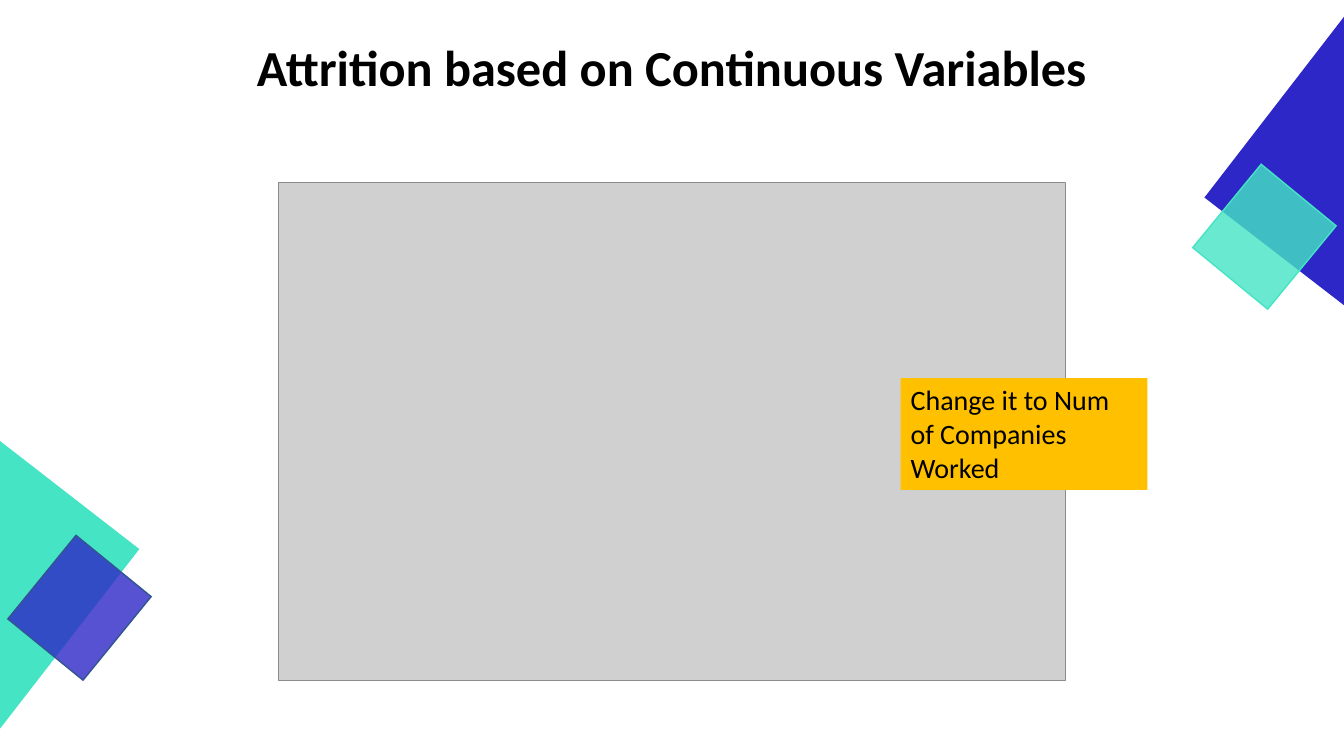
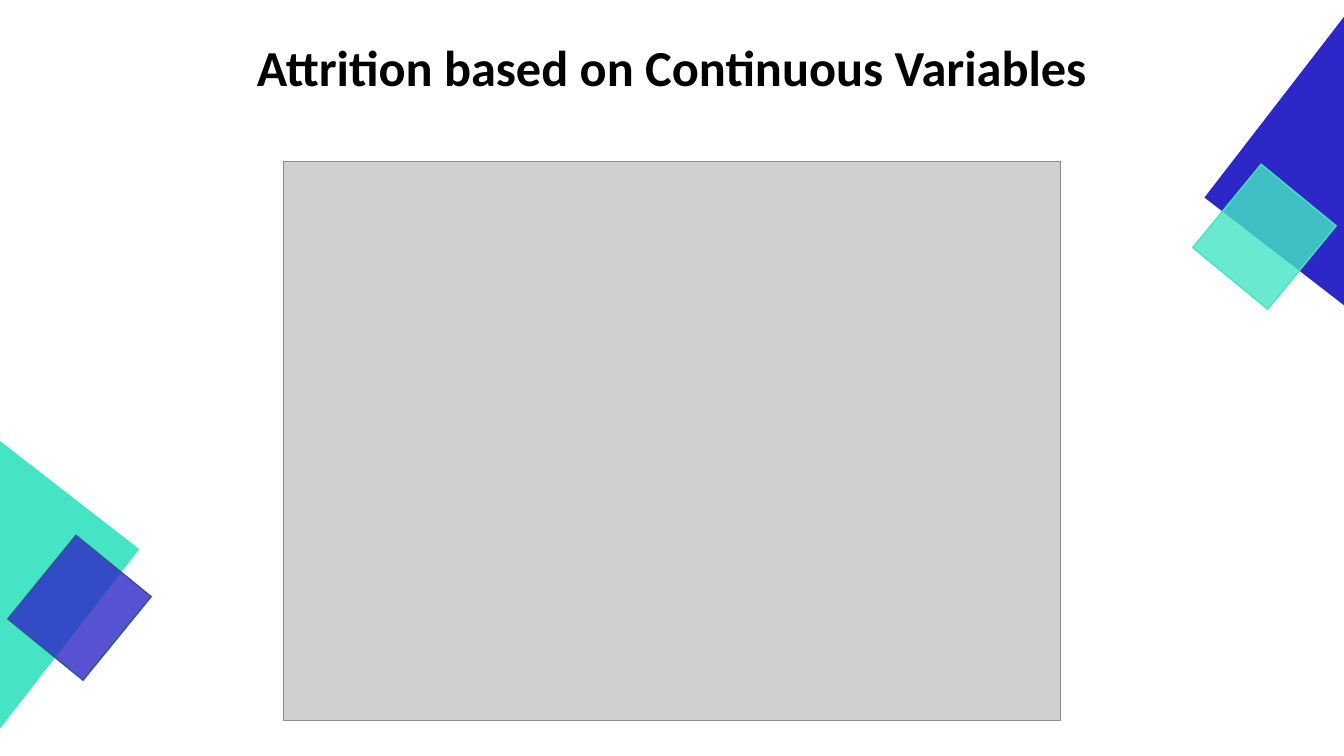
Before and after one commit to GraduateSchoolWork/CaseStudy2_DDS, a slide deck: slide 14 of DDS_Project_2_Presentation.pptx. Drawn at 1344x756 pixels with LibreOffice and Linux fonts; fonts in the diff are those of the drawing; grey boxes stand for pictures. Boxes give left, top, right and bottom in pixels: in the first picture for what was removed or moved away, otherwise in the second. Text is boxed around its words. In the diff, an @@ line names an element or a change of style, - is before the commit and + after.

Commit message:
Updated ppt

```diff
--- a/DDS_Project_2_Presentation.pptx
+++ b/DDS_Project_2_Presentation.pptx
@@ picture: place and size @@
-picture at box(278, 182, 1066, 681)
+picture at box(283, 161, 1061, 721)
@@ rectangle removed at box(901, 378, 1148, 490) @@
-Change it to Num of Companies Worked
```
Also in this commit, not shown: 3 other slides changed.
